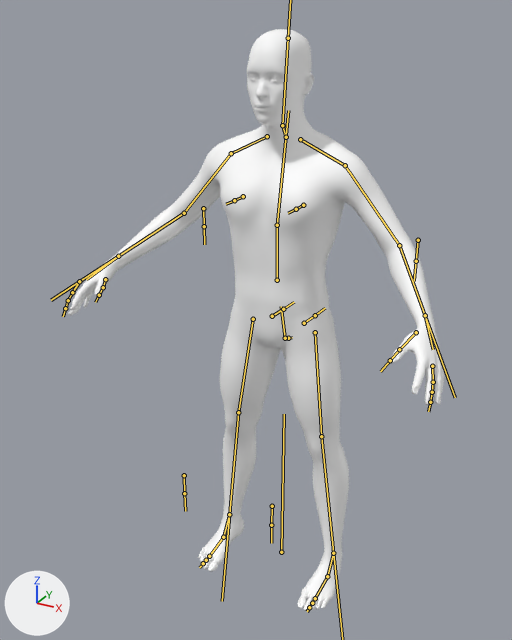
An edit to the FBX model Assets/Prefabs/_Resources/_Models/Humans/Male_Base.fbx, drawn before and after from the same camera.
One viewpoint serves both versions: a 50 mm lens placed at (1.74, -3.54, 3.52), pointed at (-0.08, -0.23, 1.86). Arrows for +X, +Y and +Z are at lower left; the lights stay in place. The bones that bend it are drawn over the model as lines.

Objects in the first picture: 'high-poly.obj.002', 'male_generic.obj'.
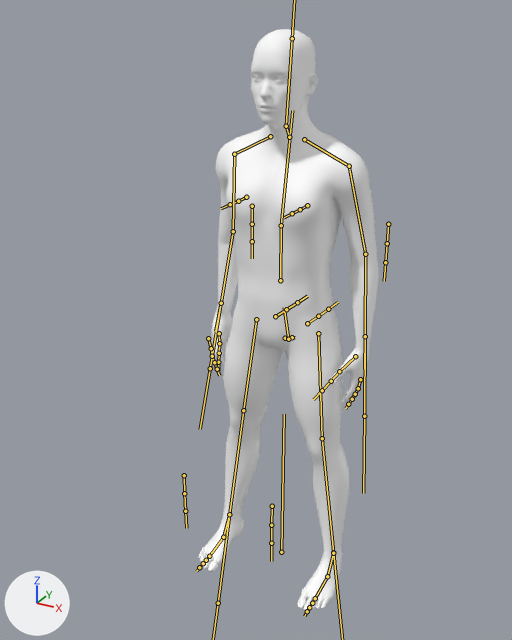
The newer file adds an action. The first version stands in its rest pose; the second is drawn at frame 114 of the action 'Rig|Rig|Rig|Pedestrian_Idle|Rig|Pedestrian_Idle'.

Location of each change, [x1, y1, x2, y2] in pixels of the pictures (512 x 640 px):
```json
{"object": "male_generic.obj", "change": "posed", "before": [69, 29, 444, 611], "after": [198, 29, 379, 611], "on screen": "52% narrower"}
{"object": "high-poly.obj.002", "change": "no longer drawn", "before": [250, 76, 280, 80]}
{"bone": "Spine.1", "before": "(285, 338) to (281, 306)", "after": "(288, 339) to (284, 307)"}
{"bone": "Leg.L.1", "before": "(315, 332) to (321, 436)", "after": "(318, 333) to (322, 438)"}
{"bone": "Leg.L.2", "before": "(321, 436) to (333, 553)", "after": "(322, 438) to (333, 552)"}
{"bone": "Leg.R.1", "before": "(253, 319) to (238, 412)", "after": "(256, 319) to (243, 410)"}
{"bone": "Leg.R.2", "before": "(238, 412) to (229, 514)", "after": "(243, 410) to (229, 514)"}
{"bone": "Arm.L.1", "before": "(345, 165) to (399, 245)", "after": "(349, 166) to (365, 254)"}
{"bone": "Arm.L.2", "before": "(399, 245) to (425, 315)", "after": "(365, 254) to (365, 336)"}
{"bone": "Arm.R.1", "before": "(231, 153) to (184, 213)", "after": "(234, 154) to (233, 231)"}
{"bone": "Arm.R.2", "before": "(184, 213) to (118, 256)", "after": "(233, 231) to (221, 303)"}
{"bone": "Arm.L.IK", "before": "(425, 315) to (425, 315)", "after": "(365, 336) to (365, 336)"}
{"bone": "Arm.R.IK", "before": "(118, 256) to (118, 256)", "after": "(221, 303) to (221, 302)"}
```

Scene script edits in JSON lines:
```json
{"block": "bone_spine_1", "where": "bone_spine_1 = bpy.data.objects['Rig'].pose.bones['Spine.1']  # child of 'Bone'"}
{"op": "set", "path": "bone_spine_1.location", "old": "(0.0, 0.0, 0.0)", "new": "(0.11, 0.0, 0.0)"}
{"block": "bone_leg_l_1", "where": "bone_leg_l_1 = bpy.data.objects['Rig'].pose.bones['Leg.L.1']  # child of 'Spine.1'"}
{"op": "set", "path": "bone_leg_l_1.rotation_quaternion", "old": "(1.0, 0.0, 0.0, 0.0)", "new": "(0.999, 0.016, 0.032, -0.007)", "note": "degrees (0, 0, 0) -> degrees (2, 4, -1)"}
{"block": "bone_leg_l_2", "where": "bone_leg_l_2 = bpy.data.objects['Rig'].pose.bones['Leg.L.2']  # child of 'Leg.L.1'"}
{"op": "set", "path": "bone_leg_l_2.rotation_quaternion", "old": "(1.0, 0.0, 0.0, 0.0)", "new": "(1.0, -0.026, 0.0, -0.003)", "note": "degrees (0, 0, 0) -> degrees (-3, 0, 0)"}
{"block": "bone_leg_r_1", "where": "bone_leg_r_1 = bpy.data.objects['Rig'].pose.bones['Leg.R.1']  # child of 'Spine.1'"}
{"op": "set", "path": "bone_leg_r_1.rotation_quaternion", "old": "(1.0, 0.0, 0.0, 0.0)", "new": "(0.999, -0.026, 0.021, -0.008)", "note": "degrees (0, 0, 0) -> degrees (-3, 2, -1)"}
{"block": "bone_leg_r_2", "where": "bone_leg_r_2 = bpy.data.objects['Rig'].pose.bones['Leg.R.2']  # child of 'Leg.R.1'"}
{"op": "set", "path": "bone_leg_r_2.rotation_quaternion", "old": "(1.0, 0.0, 0.0, 0.0)", "new": "(0.999, 0.048, 0.0, -0.006)", "note": "degrees (0, 0, 0) -> degrees (5, 0, -1)"}
{"block": "bone_arm_l_1", "where": "bone_arm_l_1 = bpy.data.objects['Rig'].pose.bones['Arm.L.1']  # child of 'Shoulder.L'"}
{"op": "set", "path": "bone_arm_l_1.rotation_quaternion", "old": "(1.0, 0.0, 0.0, 0.0)", "new": "(0.95, -0.078, 0.125, -0.276)", "note": "degrees (0, 0, 0) -> degrees (-13, 11, -34)"}
{"block": "bone_arm_l_2", "where": "bone_arm_l_2 = bpy.data.objects['Rig'].pose.bones['Arm.L.2']  # child of 'Arm.L.1'"}
{"op": "set", "path": "bone_arm_l_2.rotation_quaternion", "old": "(1.0, 0.0, 0.0, 0.0)", "new": "(0.989, -0.149, 0.0, -0.025)", "note": "degrees (0, 0, 0) -> degrees (-17, 0, -3)"}
{"block": "bone_arm_r_1", "where": "bone_arm_r_1 = bpy.data.objects['Rig'].pose.bones['Arm.R.1']  # child of 'Shoulder.R'"}
{"op": "set", "path": "bone_arm_r_1.rotation_quaternion", "old": "(1.0, 0.0, 0.0, 0.0)", "new": "(0.951, -0.129, -0.073, 0.27)", "note": "degrees (0, 0, 0) -> degrees (-17, -4, 32)"}
{"block": "bone_arm_r_2", "where": "bone_arm_r_2 = bpy.data.objects['Rig'].pose.bones['Arm.R.2']  # child of 'Arm.R.1'"}
{"op": "set", "path": "bone_arm_r_2.rotation_quaternion", "old": "(1.0, 0.0, 0.0, 0.0)", "new": "(0.976, -0.112, 0.0, -0.189)", "note": "degrees (0, 0, 0) -> degrees (-13, -2, -22)"}
{"block": "bone_arm_l_ik", "where": "bone_arm_l_ik = bpy.data.objects['Rig'].pose.bones['Arm.L.IK']  # child of 'Spine.3'"}
{"op": "set", "path": "bone_arm_l_ik.location", "old": "(0.0, 0.0, 0.0)", "new": "(-2.57, -0.74, -1.72)"}
{"op": "set", "path": "bone_arm_l_ik.rotation_quaternion", "old": "(1.0, 0.0, 0.0, 0.0)", "new": "(0.853, -0.013, 0.499, 0.153)", "note": "degrees (0, 0, 0) -> degrees (15, 59, 29)"}
{"block": "bone_arm_r_ik", "where": "bone_arm_r_ik = bpy.data.objects['Rig'].pose.bones['Arm.R.IK']  # child of 'Spine.3'"}
{"op": "set", "path": "bone_arm_r_ik.location", "old": "(0.0, 0.0, 0.0)", "new": "(2.98, -0.28, -1.74)"}
{"op": "set", "path": "bone_arm_r_ik.rotation_quaternion", "old": "(1.0, 0.0, 0.0, 0.0)", "new": "(0.871, 0.095, -0.415, -0.246)", "note": "degrees (0, 0, 0) -> degrees (30, -43, -43)"}
```
